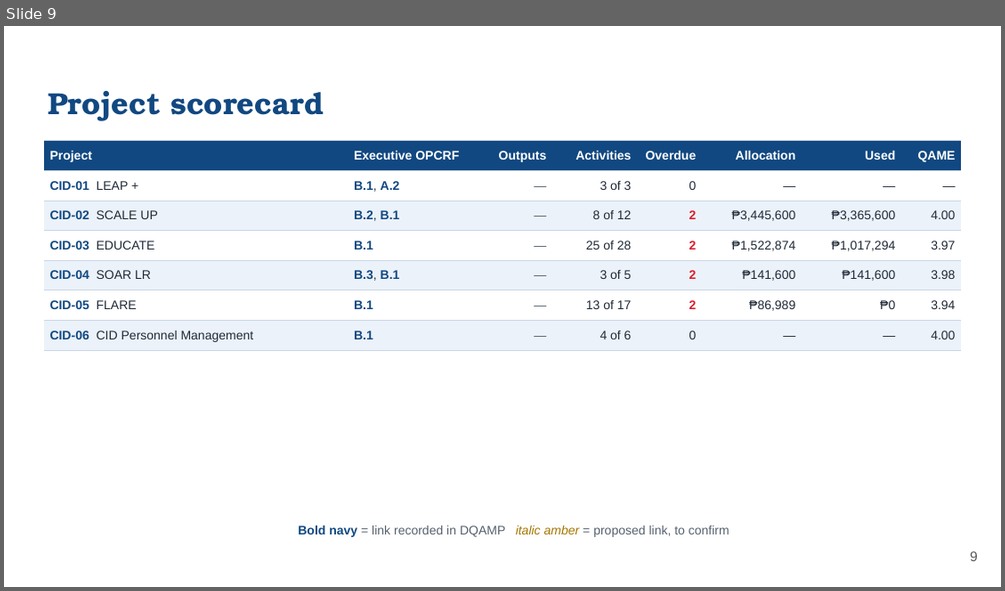
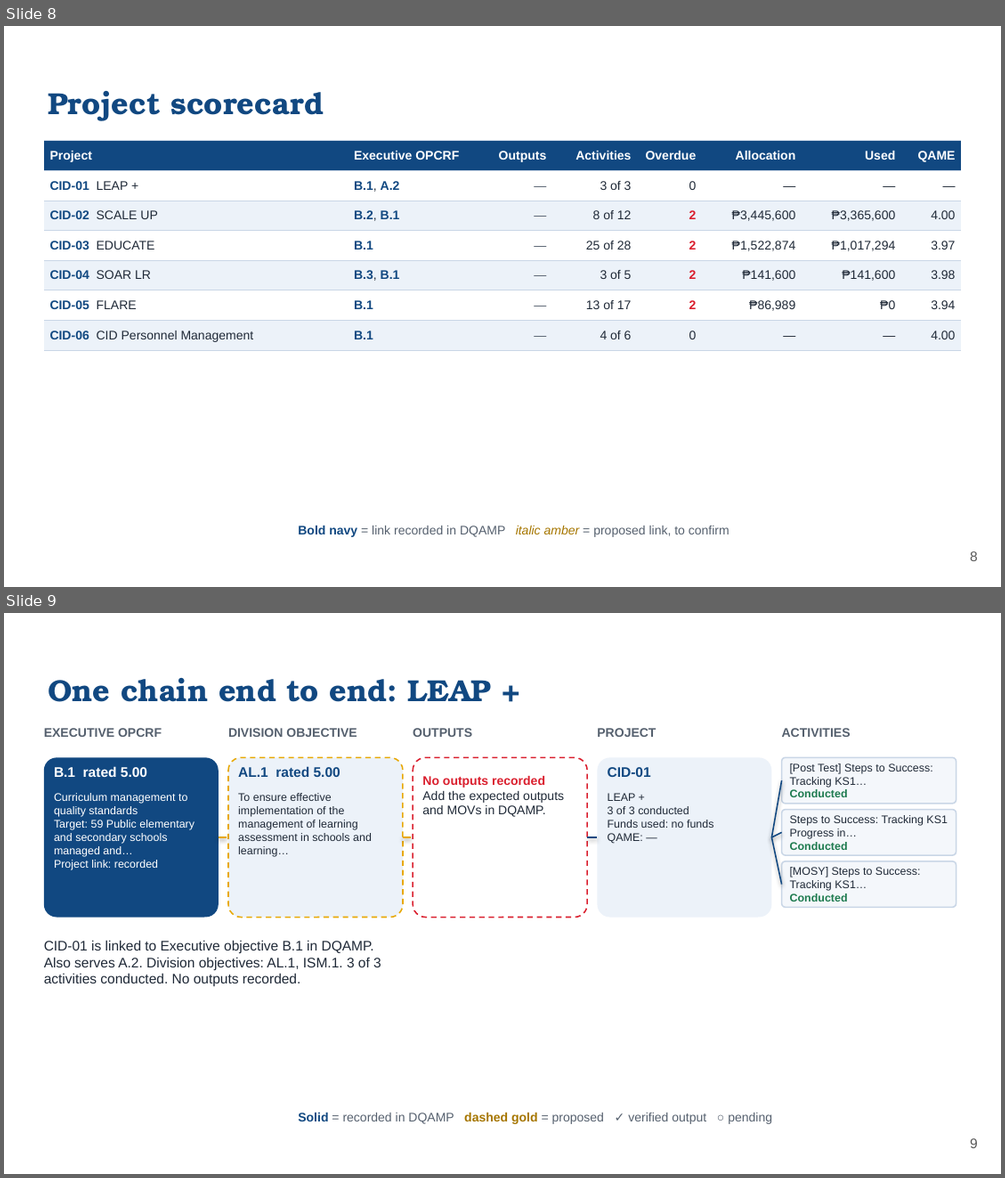
Before and after one commit to phidipidis/DQAMP, a slide deck: presentations/line-of-sight-2026/CID_Line-of-Sight_2026.pptx. Shown one above the other, each under a label of ours: slide 9 before the commit, slides 8 and 9 after it. The pictures are 1005x591 and 1005x1178 pixels, drawn with LibreOffice and Linux fonts; fonts in the diff are those of the drawing; background and template pictures are left out. Boxes give left, top, right and bottom in pixels: in the first picture for what was removed or moved away, otherwise in the second. Text is boxed around its words. In the diff, an @@ line names an element or a change of style, - is before the commit and + after.

```diff
--- a/presentations/line-of-sight-2026/CID_Line-of-Sight_2026.pptx
+++ b/presentations/line-of-sight-2026/CID_Line-of-Sight_2026.pptx
@@ slide 9 added at <box>4,613,1001,1174</box>, background picture (left out) @@
@@ title added at <box>48,678,492,702</box>, 22 pt, text #114881, bold @@
+One chain end to end: LEAP +
@@ text added at <box>44,728,162,737</box>, 9 pt, text #55606E, bold @@
+EXECUTIVE OPCRF
@@ text added at <box>228,728,356,737</box>, 9 pt, text #55606E, bold @@
+DIVISION OBJECTIVE
@@ text added at <box>413,728,472,737</box>, 9 pt, text #55606E, bold @@
+OUTPUTS
@@ text added at <box>597,728,655,737</box>, 9 pt, text #55606E, bold @@
+PROJECT
@@ text added at <box>782,728,850,737</box>, 9 pt, text #55606E, bold @@
+ACTIVITIES
@@ rounded rectangle added at <box>44,757,218,917</box>, fill #114881 @@
@@ text added at <box>54,766,147,777</box>, 10 pt, text #FFFFFF, bold @@
+B.1 rated 5.00
@@ rounded rectangle added at <box>228,757,403,917</box>, fill #ECF2F9, outline #E8A800 1 pt dashed @@
@@ text added at <box>238,766,340,777</box>, 10 pt, text #114881, bold @@
+AL.1 rated 5.00
@@ rounded rectangle added at <box>413,757,587,917</box>, fill #FFFFFF, outline #DA1E2D 1 pt dashed @@
@@ rounded rectangle added at <box>597,757,771,917</box>, fill #ECF2F9 @@
@@ text added at <box>607,767,651,777</box>, 10 pt, text #114881, bold @@
+CID-01
@@ rounded rectangle added at <box>782,757,956,803</box>, fill #F4F7FB, outline #C9D6E6 1 pt @@
@@ text added at <box>790,763,933,797</box>, 8 pt, text #1F2937 @@
+[Post Test] Steps to Success: Tracking KS1…
+Conducted
@@ text added at <box>54,793,194,870</box>, 8 pt, text #FFFFFF @@
+Curriculum management to quality standards
+Target: 59 Public elementary and secondary schools managed and…
+Project link: recorded
@@ text added at <box>238,793,372,857</box>, 8 pt, text #1F2937 @@
+To ensure effective implementation of the management of learning assessment in schools and learning…
@@ text added at <box>422,776,564,817</box>, 9 pt, text #1F2937 @@
+No outputs recorded
+Add the expected outputs and MOVs in DQAMP.
@@ text added at <box>607,793,714,844</box>, 8 pt, text #1F2937 @@
+LEAP +
+3 of 3 conducted
+Funds used: no funds
+QAME: —
@@ line added from (771, 837) to (782, 780), #114881 1 pt @@
@@ rounded rectangle added at <box>782,810,956,855</box>, fill #F4F7FB, outline #C9D6E6 1 pt @@
@@ text added at <box>790,815,947,850</box>, 8 pt, text #1F2937 @@
+Steps to Success: Tracking KS1 Progress in…
+Conducted
@@ line added from (218, 837) to (228, 837), #E8A800 1.5 pt dashed @@
@@ line added from (403, 837) to (413, 837), #E8A800 1.5 pt dashed @@
@@ line added from (587, 837) to (597, 837), #114881 1 pt @@
@@ line added from (771, 837) to (782, 832), #114881 1 pt @@
@@ line added from (771, 837) to (782, 884), #114881 1 pt @@
@@ rounded rectangle added at <box>782,861,956,907</box>, fill #F4F7FB, outline #C9D6E6 1 pt @@
@@ text added at <box>790,867,921,901</box>, 8 pt, text #1F2937 @@
+[MOSY] Steps to Success: Tracking KS1…
+Conducted
@@ text added at <box>44,940,381,986</box>, 10 pt, text #1F2937 @@
+CID-01 is linked to Executive objective B.1 in DQAMP. Also serves A.2. Division objectives: AL.1, ISM.1. 3 of 3 activities conducted. No outputs recorded.
@@ text added at <box>298,1112,772,1124</box>, 9 pt, text #55606E @@
+Solid = recorded in DQAMP dashed gold = proposed ✓ verified output ○ pending
@@ page number added at <box>970,1138,978,1148</box>, 10 pt, text #595959 @@
+9
@@ what was slide 9 is now slide 8 @@
```
Also in this commit, not shown: 1 slide changed, 4 other slides added, 2 other files.
